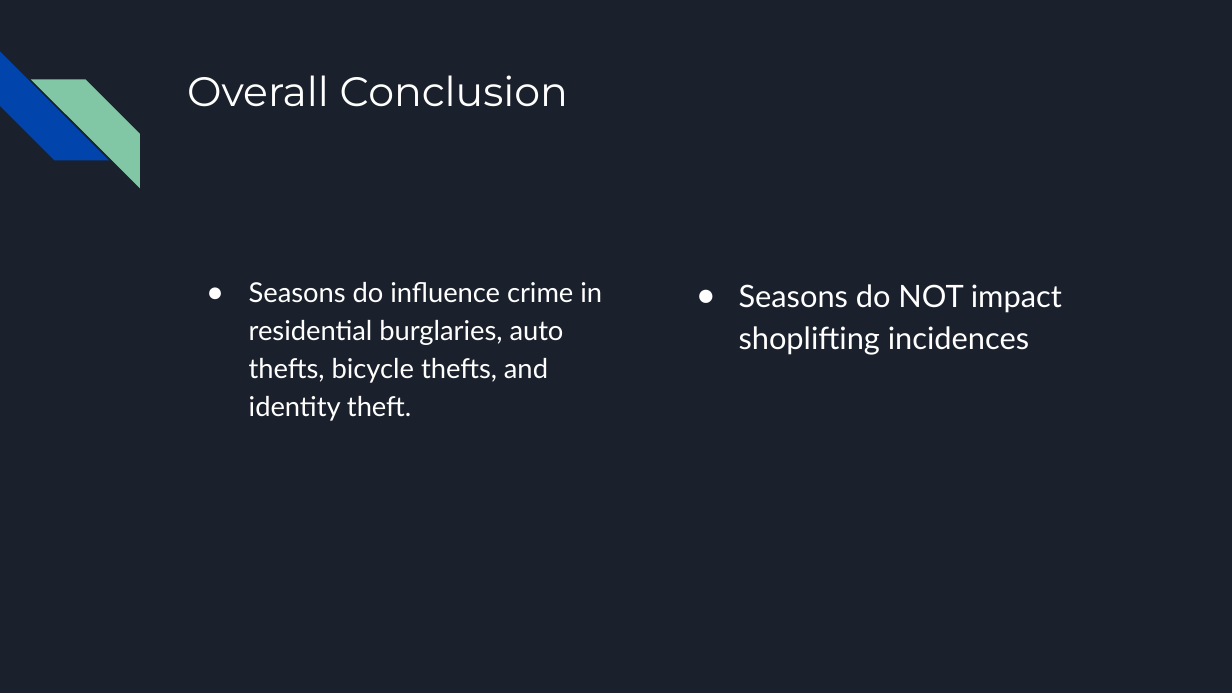
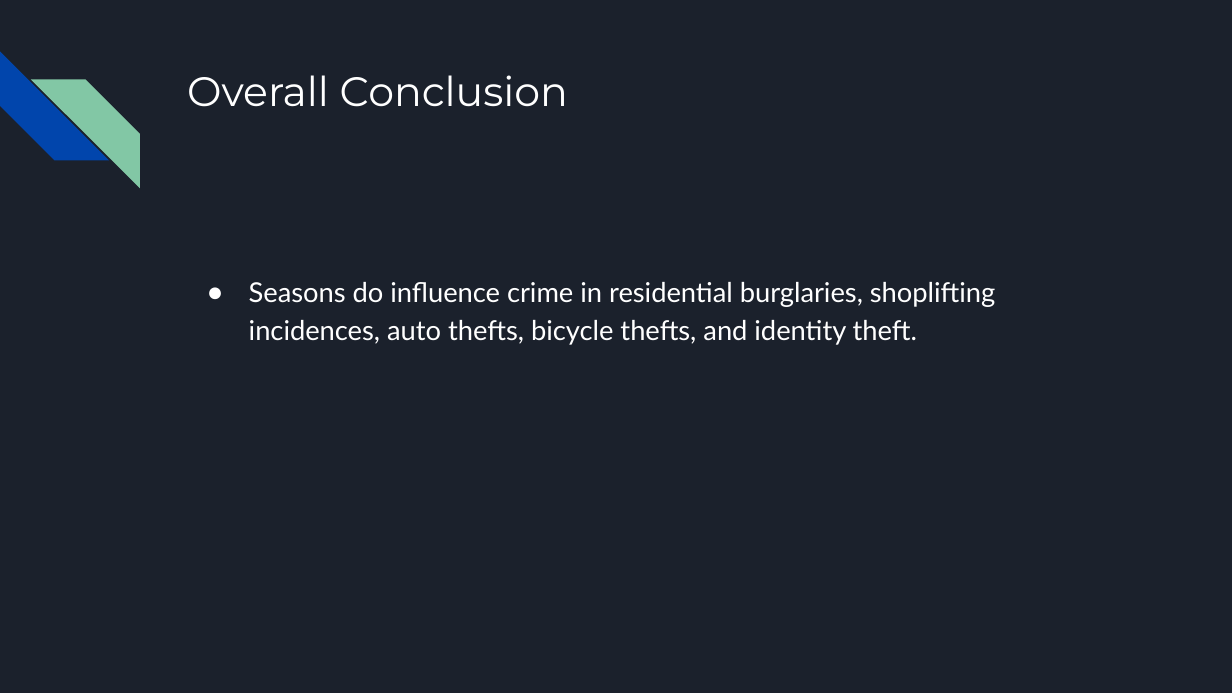
Before and after one commit to oddtexan/Project-1, a slide deck: slide 19 of Project 1 Presentation Final.pptx. Drawn at 1232x693 pixels with LibreOffice and Linux fonts; fonts in the diff are those of the drawing. Boxes give left, top, right and bottom in pixels: in the first picture for what was removed or moved away, otherwise in the second. Text is boxed around its words. In the diff, an @@ line names an element or a change of style, - is before the commit and + after.

```diff
--- a/Project 1 Presentation Final.pptx
+++ b/Project 1 Presentation Final.pptx
@@ text at [249,282,995,345]: text changed @@
-● Seasons do influence crime in residential burglaries, auto thefts, bicycle thefts, and identity theft.
+● Seasons do influence crime in residential burglaries, shoplifting incidences, auto thefts, bicycle thefts, and identity theft.
@@ text removed at [739,284,1062,355] @@
-● Seasons do NOT impact shoplifting incidences
```
Also in this commit, not shown: 1 other file.
